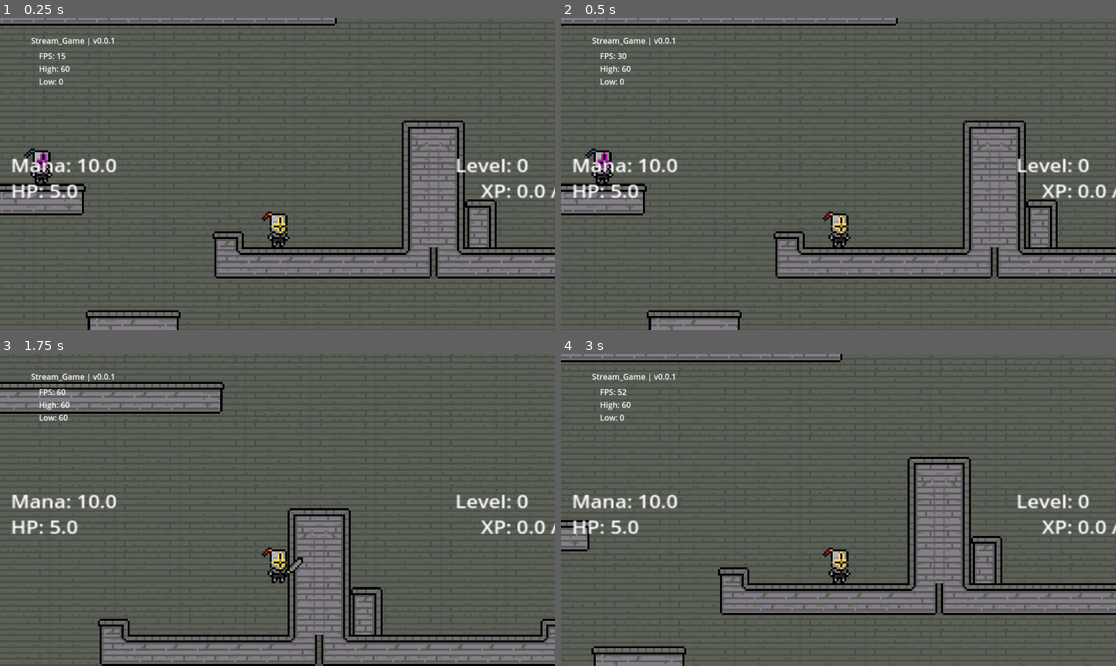
Above: before the commit, frames 1-4 (two rows, left to right).
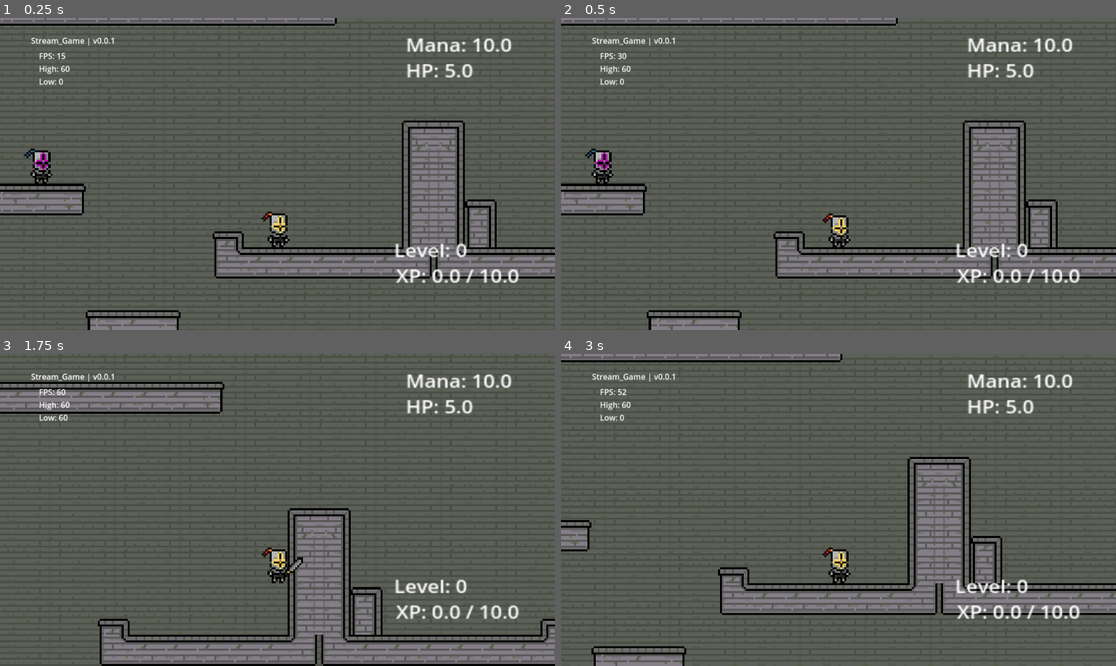
Above: after the commit, the same moments.

Repository: Schweem/CycleTwo
Game: Godot game, scene res://scenes/world_test.tscn
Two runs of this game, one before a commit and one after it. Both use one fixed random seed, a clock stepped at 60 frames per second and the inputs below. The engine's default icon, where the game draws it, is replaced by a stand-in: a white triangle on a blue panel in a dark square.
Inputs (mouse positions are in pixels of both pictures, inside the frame that each line leads up to):
- Up to frame 1 (0.25 s): no input
- Up to frame 2 (0.5 s): no input
- Up to frame 3 (1.75 s): tap Enter at 0.5 s; move the mouse to (399, 494) at 0.52 s; hold Right (right) from 0.53 s (still down); click (399, 494) at 0.6 s; tap Space (jump) at 0.77, 1.52 s; move the mouse to (166, 525) at 1.27 s; tap X (draw) at 1.35 s
- Up to frame 4 (3 s): move the mouse to (894, 441) at 2.02 s; release Right (right) at 2.03 s; hold Left (left) 2.03-2.78 s; tap R at 2.1 s; move the mouse to (810, 572) at 2.77 s; hold Right (right) from 2.78 s (still down); click (810, 572) at 2.85 s

The runs differ from the first frame. In frame 1, 2.8% of the frame differs, in the area x 2-100%, y 6-86%; in frame 2, 3.0%; in frame 3, 2.8%; in frame 4, 2.8%.

Commit message:
last round of stream tweaks. xp stuff

Diff:
--- a/prefabs/player_character.tscn
+++ b/prefabs/player_character.tscn
@@ -1,13 +1,47 @@
-[gd_scene load_steps=7 format=3 uid="uid://btppsxypre06b"]
+[gd_scene load_steps=11 format=3 uid="uid://btppsxypre06b"]
 
 [ext_resource type="Script" uid="uid://dl6bfkun3w4gq" path="res://scripts/player_controller.gd" id="1_6r27q"]
 [ext_resource type="Script" uid="uid://c302pf7vi3ll3" path="res://scripts/uiController.gd" id="2_dwetx"]
-[ext_resource type="Texture2D" uid="uid://dmtockdfhi14o" path="res://assets/sprites/testPlayer.png" id="2_js7ph"]
+[ext_resource type="Texture2D" uid="uid://c5f8wn6tj6il8" path="res://assets/sprites/player/testIdle.png" id="3_dwetx"]
 [ext_resource type="PackedScene" uid="uid://ba67nxdfhgmj1" path="res://prefabs/sword.tscn" id="3_tpdek"]
 [ext_resource type="PackedScene" uid="uid://wyixcnyvwf2y" path="res://prefabs/stat_controller.tscn" id="4_ghbl2"]
 
 [sub_resource type="RectangleShape2D" id="RectangleShape2D_puv4i"]
 size = Vector2(10, 17)
+
+[sub_resource type="AtlasTexture" id="AtlasTexture_yenwa"]
+atlas = ExtResource("3_dwetx")
+region = Rect2(0, 0, 16, 18)
+
+[sub_resource type="AtlasTexture" id="AtlasTexture_oiixa"]
+atlas = ExtResource("3_dwetx")
+region = Rect2(16, 0, 16, 18)
+
+[sub_resource type="AtlasTexture" id="AtlasTexture_lr3r1"]
+atlas = ExtResource("3_dwetx")
+region = Rect2(32, 0, 16, 18)
+
+[sub_resource type="SpriteFrames" id="SpriteFrames_ibnrw"]
+animations = [{
+"frames": [],
+"loop": true,
+"name": &"default",
+"speed": 5.0
+}, {
+"frames": [{
+"duration": 1.0,
+"texture": SubResource("AtlasTexture_yenwa")
+}, {
+"duration": 1.0,
+"texture": SubResource("AtlasTexture_oiixa")
+}, {
+"duration": 1.0,
+"texture": SubResource("AtlasTexture_lr3r1")
+}],
+"loop": true,
+"name": &"idle",
+"speed": 5.0
+}]
 
 [node name="playerCharacter" type="CharacterBody2D"]
 script = ExtResource("1_6r27q")
@@ -28,37 +62,37 @@
 
 [node name="levelLabel" type="Label" parent="Camera2D/Control"]
 layout_mode = 0
-offset_left = 224.0
-offset_top = 62.0
-offset_right = 299.0
-offset_bottom = 85.0
+offset_left = 193.0
+offset_top = 105.0
+offset_right = 268.0
+offset_bottom = 128.0
 scale = Vector2(0.639999, 0.559999)
 text = "Level: 0"
 
 [node name="xpLabel" type="Label" parent="Camera2D/Control"]
 layout_mode = 0
-offset_left = 237.0
-offset_top = 75.0
-offset_right = 295.0
-offset_bottom = 98.0
+offset_left = 194.0
+offset_top = 118.0
+offset_right = 252.0
+offset_bottom = 141.0
 scale = Vector2(0.639999, 0.559999)
 text = "XP: 0"
 
 [node name="manaLabel" type="Label" parent="Camera2D/Control"]
 layout_mode = 0
-offset_left = -1.0
-offset_top = 62.0
-offset_right = 75.0
-offset_bottom = 85.0
+offset_left = 199.0
+offset_top = 1.0
+offset_right = 275.0
+offset_bottom = 24.0
 scale = Vector2(0.639999, 0.559999)
 text = "MANA: 10"
 
 [node name="healthLabel" type="Label" parent="Camera2D/Control"]
 layout_mode = 0
-offset_left = -1.0
-offset_top = 75.0
-offset_right = 57.0
-offset_bottom = 98.0
+offset_left = 199.0
+offset_top = 14.0
+offset_right = 257.0
+offset_bottom = 37.0
 scale = Vector2(0.639999, 0.559999)
 text = "HP: 5"
 
@@ -66,9 +100,11 @@
 position = Vector2(0, 0.5)
 shape = SubResource("RectangleShape2D_puv4i")
 
-[node name="Sprite2D" type="Sprite2D" parent="."]
+[node name="Sprite2D" type="AnimatedSprite2D" parent="."]
 texture_filter = 1
-texture = ExtResource("2_js7ph")
+sprite_frames = SubResource("SpriteFrames_ibnrw")
+animation = &"idle"
+frame_progress = 0.25341
 
 [node name="SwordTest" parent="Sprite2D" instance=ExtResource("3_tpdek")]
 position = Vector2(-4, -1)
--- a/scripts/player_controller.gd
+++ b/scripts/player_controller.gd
@@ -16,14 +16,11 @@
 var gravity = ProjectSettings.get_setting("physics/2d/default_gravity")
 
 # on ready, usually children calls
-@onready var baseSprite : Sprite2D = $Sprite2D
+@onready var baseSprite : AnimatedSprite2D = $Sprite2D
 @onready var sword : Sprite2D = $Sprite2D/SwordTest
 @onready var swordPosition : float = sword.swordPosition
 @onready var playerStats : Node2D = $statController
-var gameController : Node2D
 
-func _ready() -> void:
-	gameController = get_tree().get_first_node_in_group("gamecontroller")
 
 func _physics_process(delta: float) -> void:
 	# basic floor checks
@@ -74,6 +71,7 @@
 		sword.position.x = swordPosition
 	# third case to let it linger
 	else:
+		baseSprite.play("idle")
 		baseSprite.flip_h = baseSprite.flip_h
 		sword.position.x = sword.position.x
 		flipped.emit(baseSprite.flip_h)
--- a/scripts/sword_slash.gd
+++ b/scripts/sword_slash.gd
@@ -3,7 +3,7 @@
 var active : bool
 var rootPosition : Vector2 = position
 
-var cooldown : float = 1.0
+var cooldown : float = 0.4
 
 @onready var collider : CollisionShape2D = $StaticBody2D/CollisionShape2D
 @onready var swordObject : Sprite2D = get_parent()
Binary file added: assets/sprites/player/testIdle.png
Not shown, added: assets/sprites/player/testIdle.png.import
Binary file added: assets/sprites/playerSeg.ase
